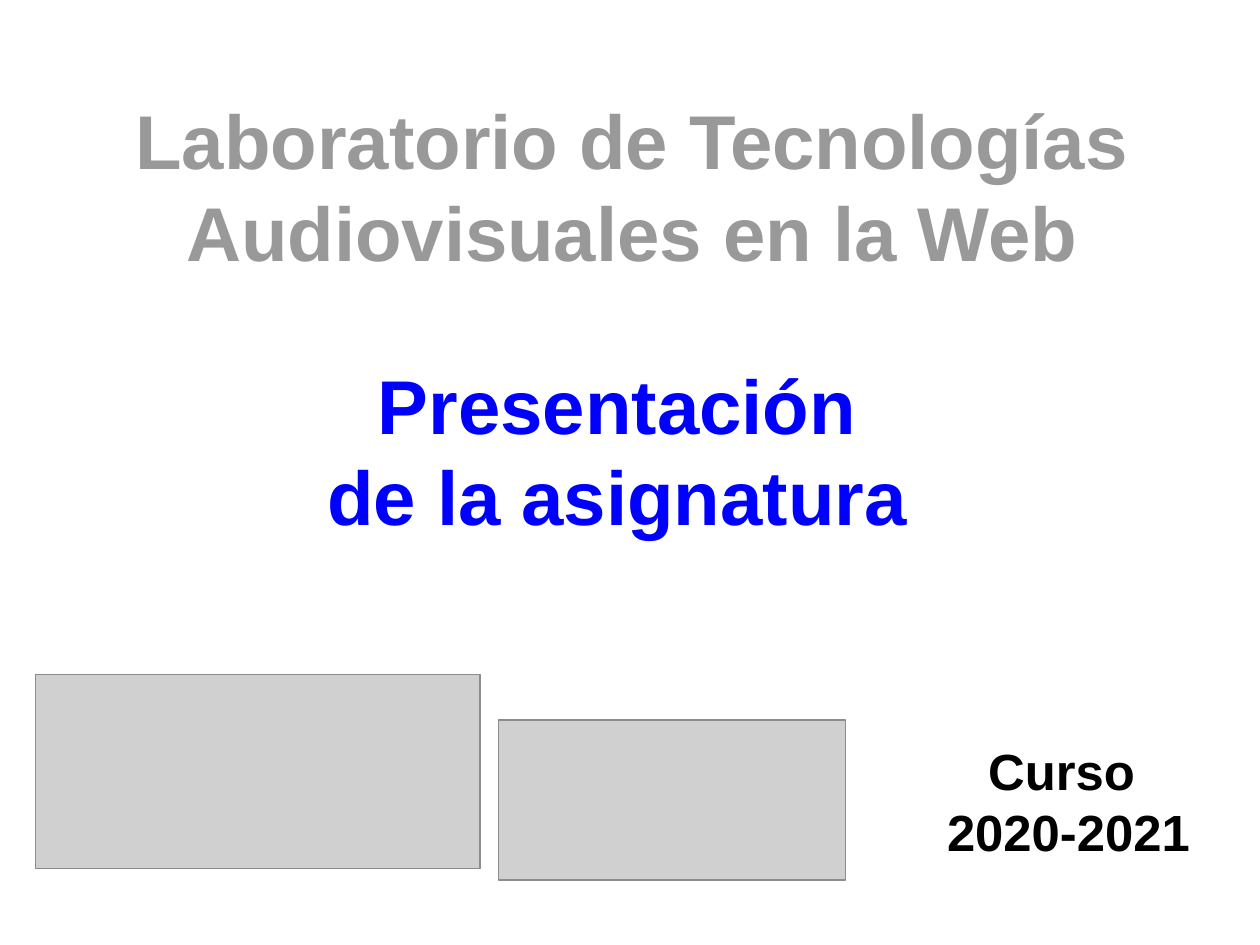
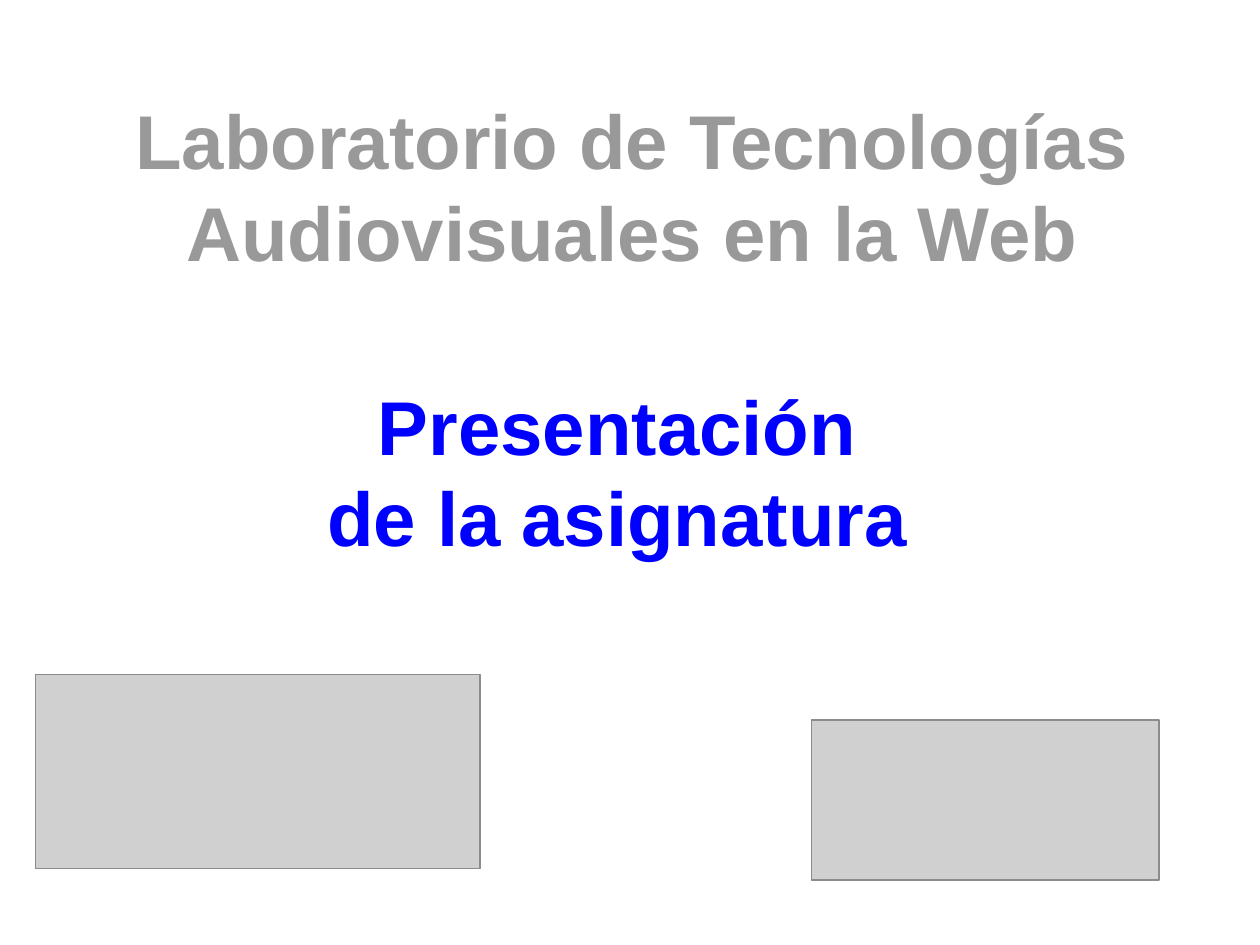
Before and after one commit to myTeachingURJC/2021-2022-LTAW, a slide deck: slide 1 of S00/Portada/Portada.odp. Drawn at 1260x945 pixels with LibreOffice and Linux fonts; fonts in the diff are those of the drawing; grey boxes stand for pictures. Boxes give left, top, right and bottom in pixels: in the first picture for what was removed or moved away, otherwise in the second. Text is boxed around its words. In the diff, an @@ line names an element or a change of style, - is before the commit and + after.

```diff
--- a/S00/Portada/Portada.odp
+++ b/S00/Portada/Portada.odp
@@ title "Presentación de la asignatura" moved from (x1=327, y1=378, x2=907, y2=540) to (x1=327, y1=399, x2=907, y2=561) @@
@@ picture moved from (x1=499, y1=720, x2=846, y2=880) to (x1=812, y1=720, x2=1159, y2=880) @@
@@ title removed at (x1=947, y1=754, x2=1190, y2=852) @@
-Curso
-2020-2021
```
Also in this commit, not shown: 1 other file.
